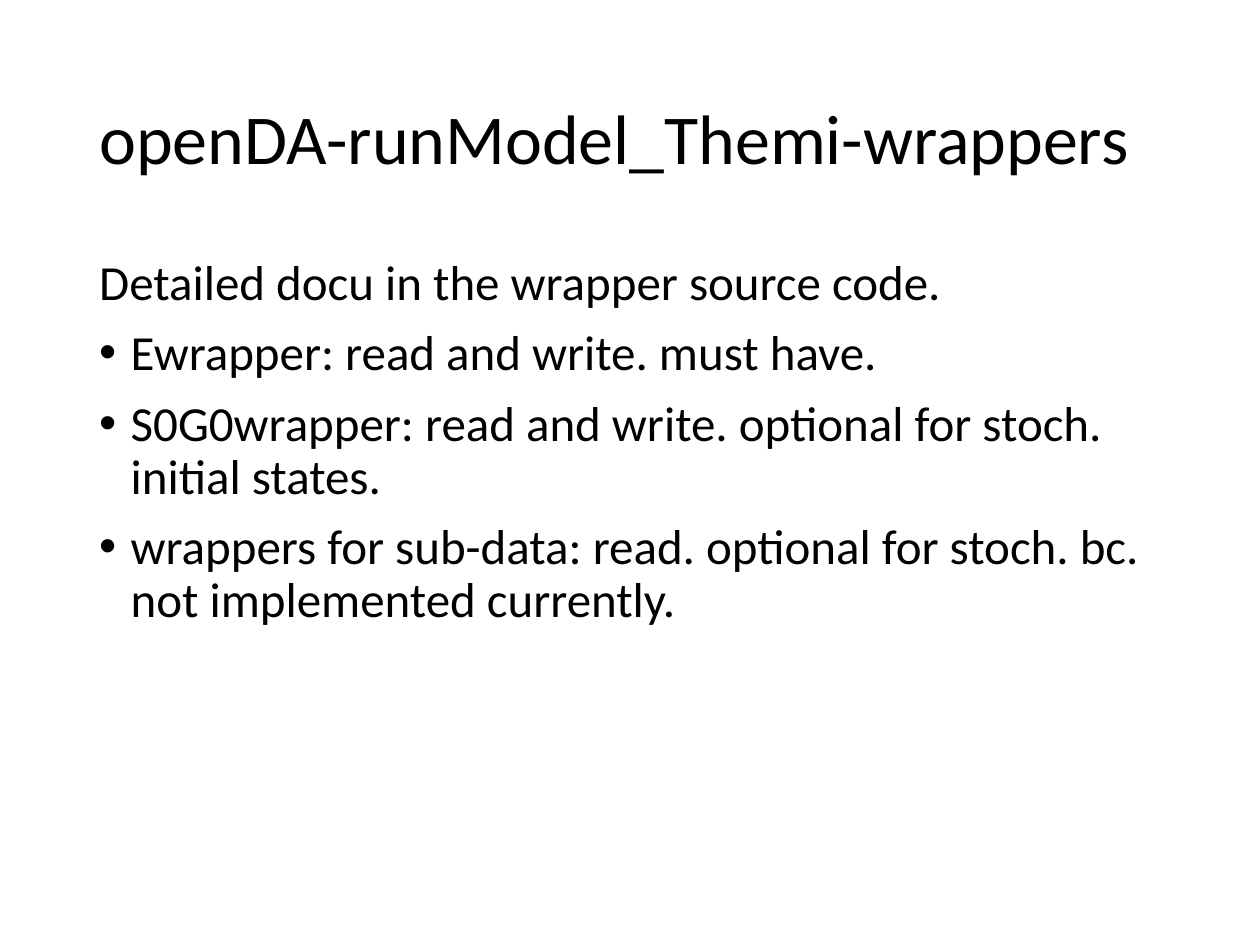
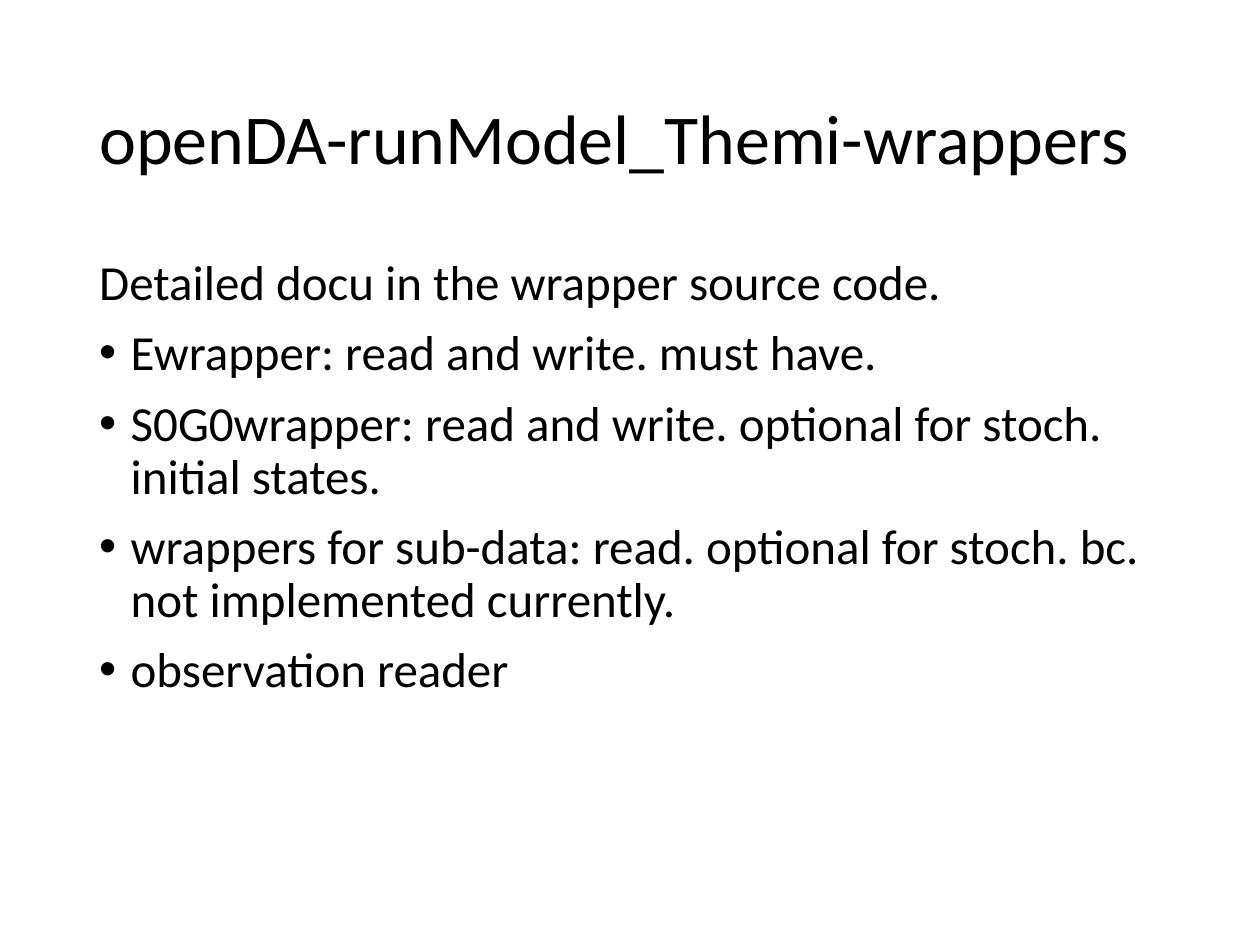
Before and after one commit to hydrosolutions/model_RRMDA_Themi, a slide deck: slide 3 of Layout-openDA_RRMDA_Themi.pptx. Drawn at 1260x945 pixels with LibreOffice and Linux fonts; fonts in the diff are those of the drawing. Boxes give left, top, right and bottom in pixels: in the first picture for what was removed or moved away, otherwise in the second. Text is boxed around its words. In the diff, an @@ line names an element or a change of style, - is before the commit and + after.

Commit message:
wrote iMoMo observations formatter

```diff
--- a/Layout-openDA_RRMDA_Themi.pptx
+++ b/Layout-openDA_RRMDA_Themi.pptx
@@ text at [131,653,508,688]: paragraph added @@
+• observation reader
```
Also in this commit, not shown: 2 other slides changed, 5 other files.
